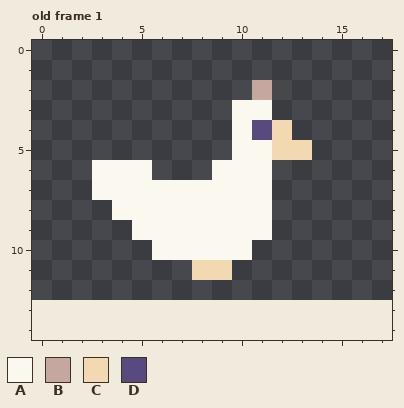
Pixel-art file, stored at assets/images/scratch/chicken.aseprite. That is the earlier state.
20x20 pixels, 1 frame. Shown: old frame 1. The old version is drawn lined up with the new one, on the new canvas. The commit also changed other frames, which this record leaves out.
Palette (. is transparent): A #fbf9ef  B #c6a79f  C #f2d9b1  D #58497e
Pixels before, old frame 1, first column x 3:
 2 ........B..
 3 .......AA..
 4 .......ADC.
 5 .......AACC
 6 AAA...AAA..
 7 AAAAAAAAA..
 8 .AAAAAAAA..
 9 ..AAAAAAA..
10 ...AAAAA...
11 .....CC....
After the commit:
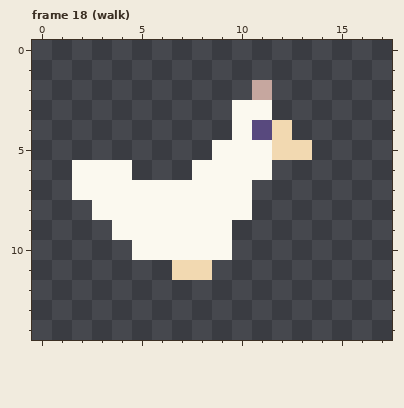
A new or re-ordered frame is compared with the old frame closest to it.
Diff:
canvas 20x20 -> 18x15, the old top-left corner now at -1,-7 (the part of the old canvas that was cut away was empty and is not shown)
frames 1 -> 24
Frame 18 (walk) is new; against old frame 1:
There is now colour A in row 5 at x 9; in row 6 at x 2 and 8; in row 7 at x 2; in row 8 at x 3; in row 9 at x 4; in row 10 at x 5.
There is now colour C in row 11 at x 7.
Colour A is gone in row 6 at x 5; in rows 7 to 8 at x 11; in row 9 at x 10 to 11; in row 10 at x 10.
Colour C is gone in row 11 at x 9.
Boxes around the changes in both pictures, in picture pixels (x1, y1, x2, y2):
changed: (72, 140, 272, 280)
